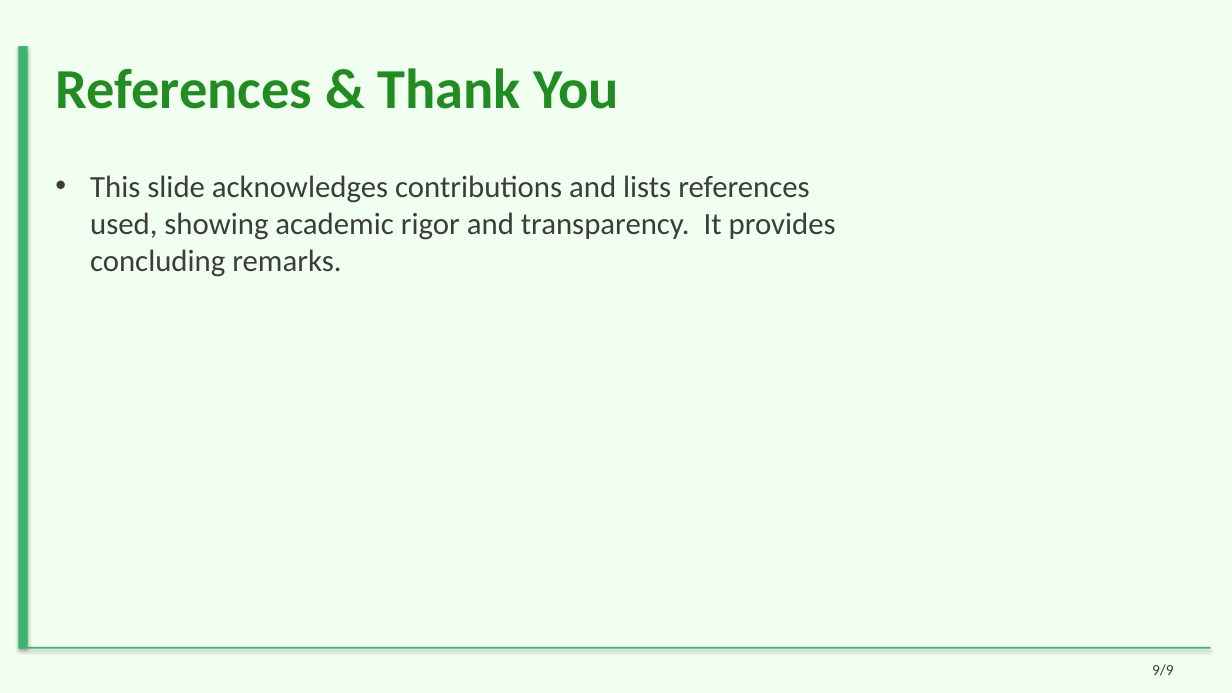
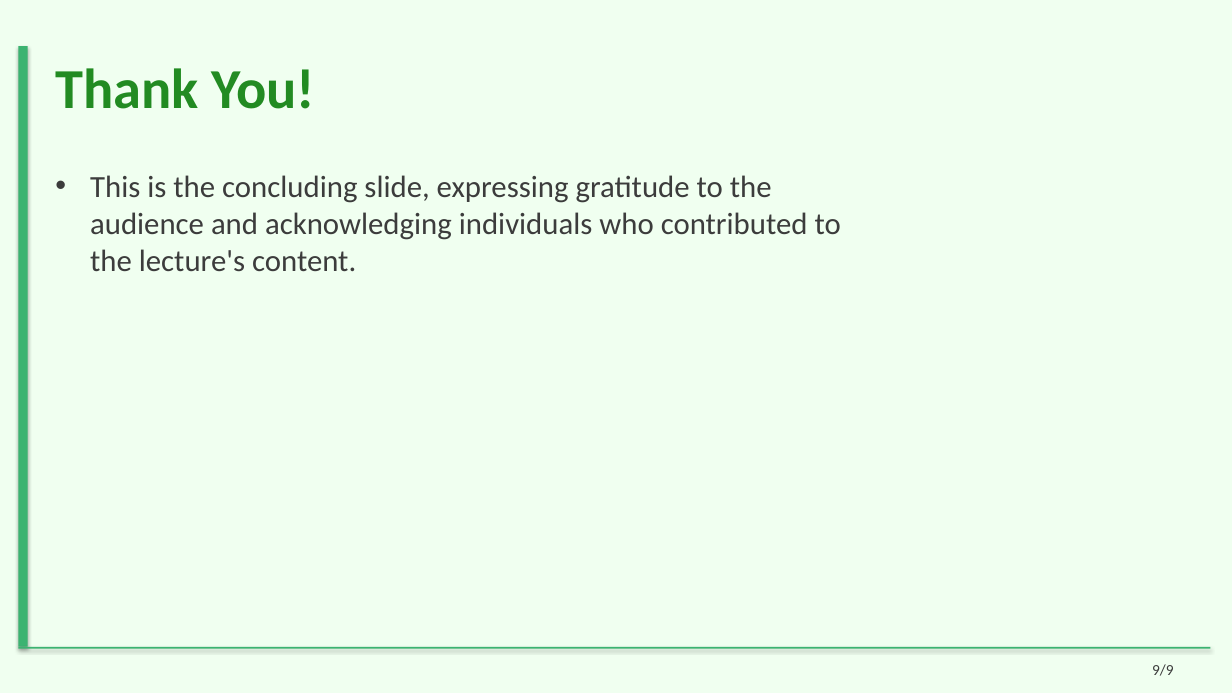
Before and after one commit to sanskarsri26/pdf-to-lecture, a slide deck: slide 9 of Styled_Slides.pptx. Drawn at 1232x693 pixels with LibreOffice and Linux fonts; fonts in the diff are those of the drawing. Boxes give left, top, right and bottom in pixels: in the first picture for what was removed or moved away, otherwise in the second. Text is boxed around its words. In the diff, an @@ line names an element or a change of style, - is before the commit and + after.

```diff
--- a/Styled_Slides.pptx
+++ b/Styled_Slides.pptx
@@ title at <box>55,68,316,109</box>: text changed @@
-References & Thank You
+Thank You!
@@ text at <box>90,175,841,272</box>: text changed @@
-• This slide acknowledges contributions and lists references used, showing academic rigor and transparency. It provides concluding remarks.
+• This is the concluding slide, expressing gratitude to the audience and acknowledging individuals who contributed to the lecture's content.
```
Also in this commit, not shown: 7 other slides changed, 1 slide added, 1 slide removed, 21 other files.
